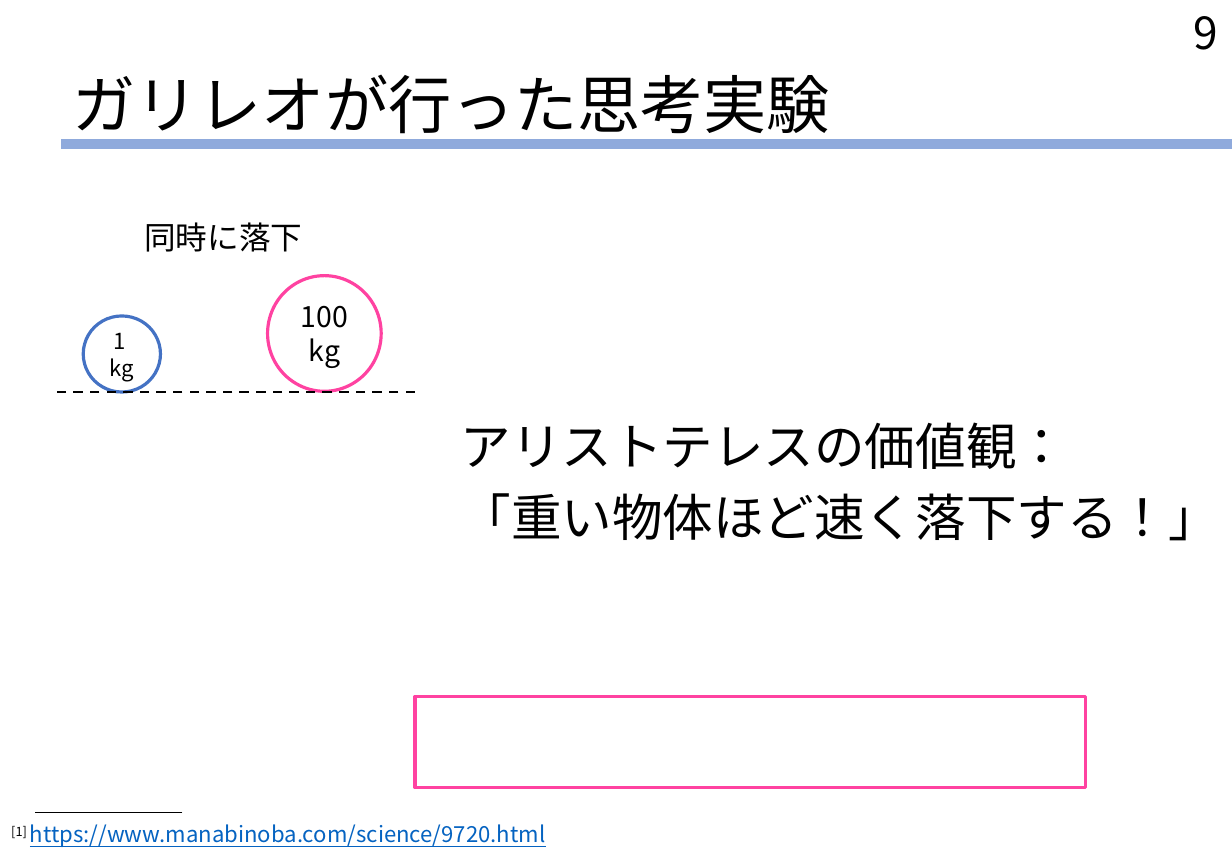
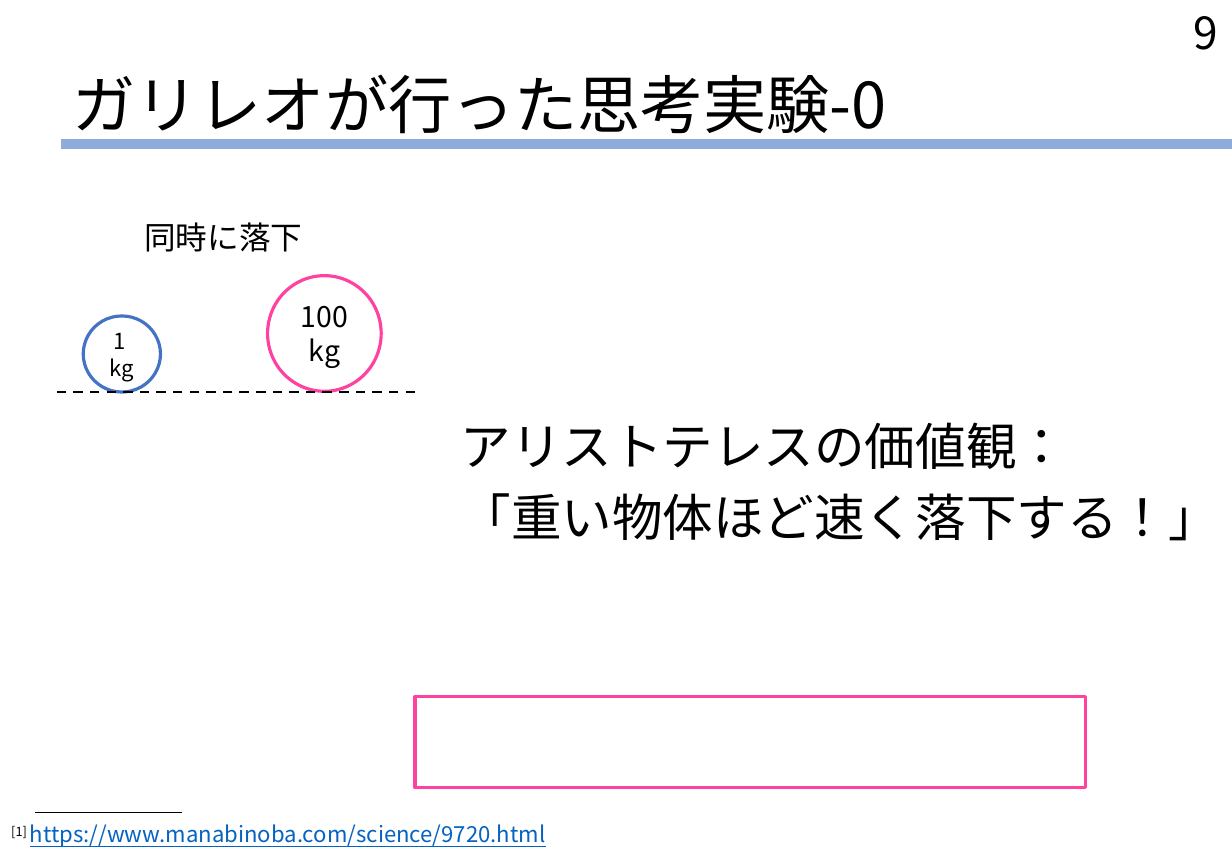
Before and after one commit to Y-teraya/Y-teraya.github.io, a slide deck: slide 9 of EM03/EM03_print.pptx. Drawn at 1232x853 pixels with LibreOffice and Linux fonts; fonts in the diff are those of the drawing. Boxes give left, top, right and bottom in pixels: in the first picture for what was removed or moved away, otherwise in the second. Text is boxed around its words. In the diff, an @@ line names an element or a change of style, - is before the commit and + after.

```diff
--- a/EM03/EM03_print.pptx
+++ b/EM03/EM03_print.pptx
@@ title at (73,75,887,143): text changed @@
-ガリレオが行った思考実験
+ガリレオが行った思考実験-0
```
Also in this commit, not shown: 1 other slide changed, 1 other file.
